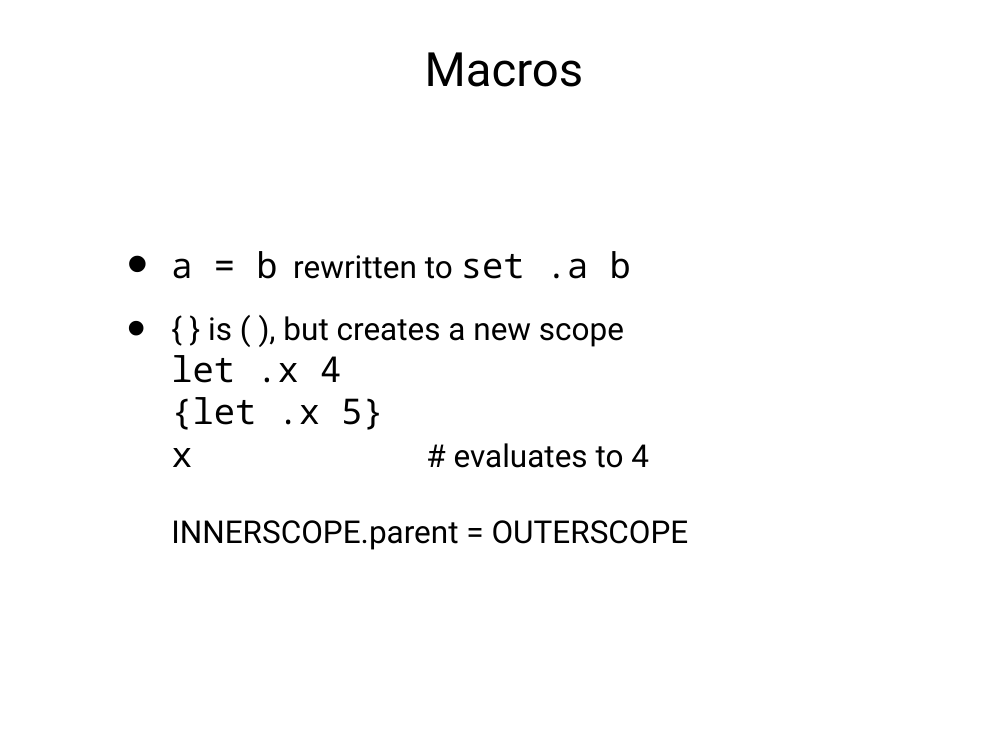
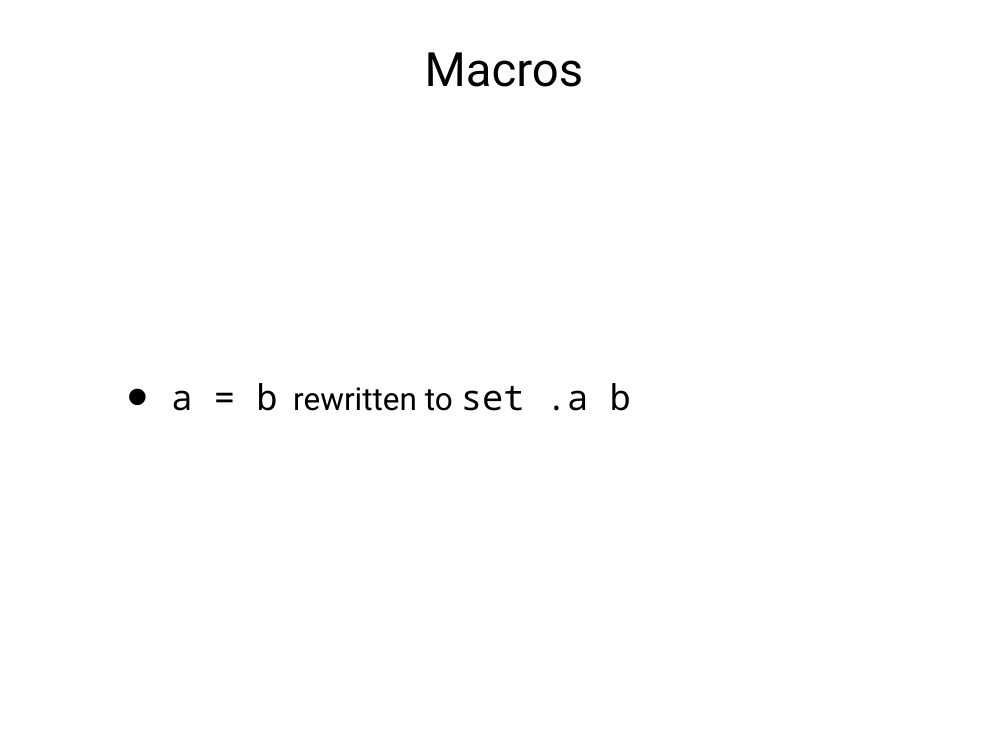
Before and after one commit to degoes-consulting/lambdaconf-2015, a slide deck: slide 28 of speakers/mcclure/IntroducingEmily0515_PPT.ppt (slide 24 before the commit). Drawn at 1008x756 pixels with LibreOffice and Linux fonts; fonts in the diff are those of the drawing. Boxes give left, top, right and bottom in pixels: in the first picture for what was removed or moved away, otherwise in the second. Text is boxed around its words. In the diff, an @@ line names an element or a change of style, - is before the commit and + after.

```diff
--- a/speakers/mcclure/IntroducingEmily0515_PPT.ppt
+++ b/speakers/mcclure/IntroducingEmily0515_PPT.ppt
@@ text at box(171, 316, 689, 550): paragraph removed @@
-• { } is ( ), but creates a new scope
-  let .x 4
-  {let .x 5}
-  x # evaluates to 4
-  INNERSCOPE.parent = OUTERSCOPE
```
Also in this commit, not shown: 13 other slides changed, 5 slides added, 2 other files.
